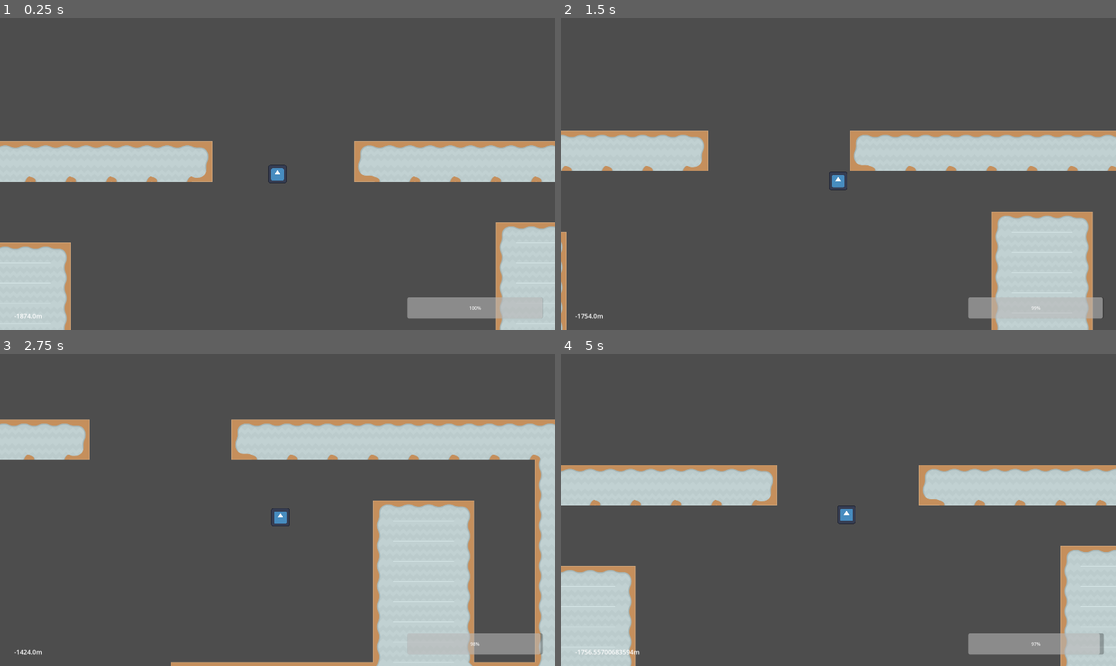
Above: before the commit, frames 1-4 (two rows, left to right).
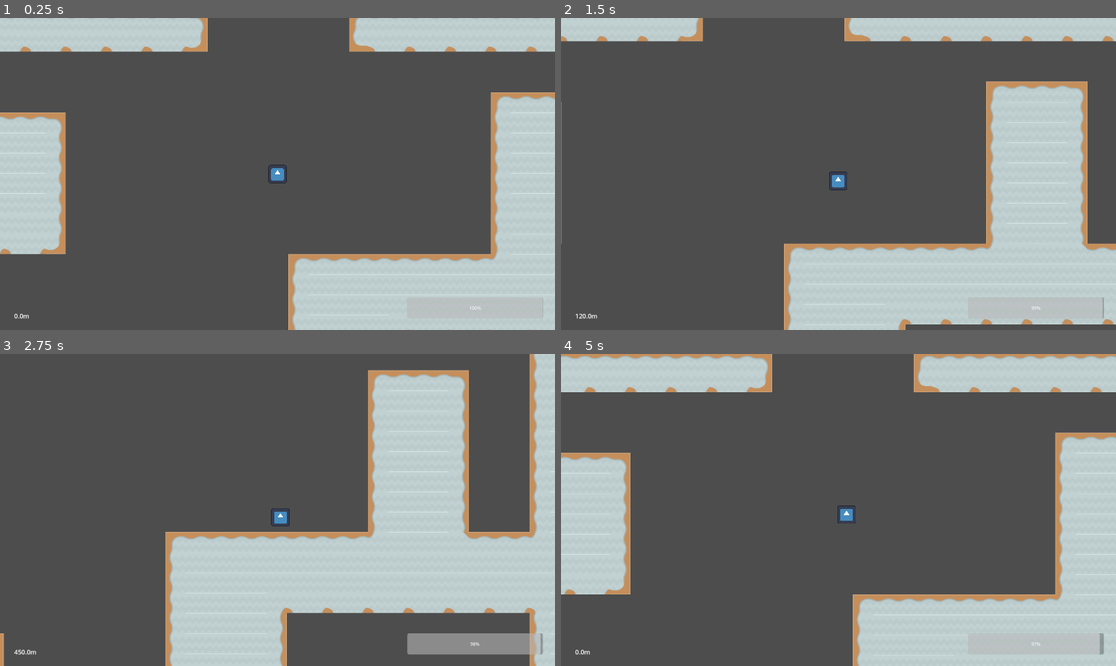
Above: after the commit, the same moments.

Repository: Geofoods/hungry-shark-evolution
Game: Godot game, scene res://scenes/level.tscn
Same seed, same stepped clock (60 frames per second), same inputs: the game is played once before the commit and once after it. The engine's default icon, where the game draws it, is replaced by a stand-in: a white triangle on a blue panel in a dark square.
Inputs (mouse positions are in pixels of both pictures, inside the frame that each line leads up to):
- Up to frame 1 (0.25 s): no input
- Up to frame 2 (1.5 s): tap Enter at 0.5 s; move the mouse to (960, 158) at 0.52 s; hold Right (ui_right) 0.53-1.28 s; move the mouse to (727, 189) at 1.27 s; hold Down (ui_down) from 1.28 s (still down)
- Up to frame 3 (2.75 s): move the mouse to (333, 441) at 2.02 s; release Down (ui_down) at 2.03 s; hold Right (ui_right) from 2.03 s (still down)
- Up to frame 4 (5 s): move the mouse to (810, 572) at 2.77 s; release Right (ui_right) at 2.78 s; hold Up (ui_up) 2.78-3.53 s; move the mouse to (1005, 556) at 3.52 s; hold Left (ui_left) from 3.53 s (still down); move the mouse to (672, 463) at 4.27 s

The runs differ from the first frame. In frame 1, 35% of the frame differs, in the area x 0-100%, y 0-100%; in frame 2, 32%; in frame 3, 36%; in frame 4, 35%.

Commit message:
change size and position

Diff:
--- a/scenes/level.tscn
+++ b/scenes/level.tscn
@@ -944,7 +944,7 @@
 shape = SubResource("RectangleShape2D_u52ul")
 
 [node name="miner" parent="." unique_id=297162121 instance=ExtResource("1_2q6dc")]
-position = Vector2(-110, -1874)
+position = Vector2(-75, -974)
 
 [node name="Camera2D" type="Camera2D" parent="miner" unique_id=2038858518]
 zoom = Vector2(0.5, 0.5)
--- a/scenes/text_edit.gd
+++ b/scenes/text_edit.gd
@@ -1,4 +1,4 @@
 extends Label
 
 func _process(delta: float) -> void:
-	text = str($"../../miner".position.y) + "m"
+	text = str(round($"../../miner".position.y)+974) + "m"
